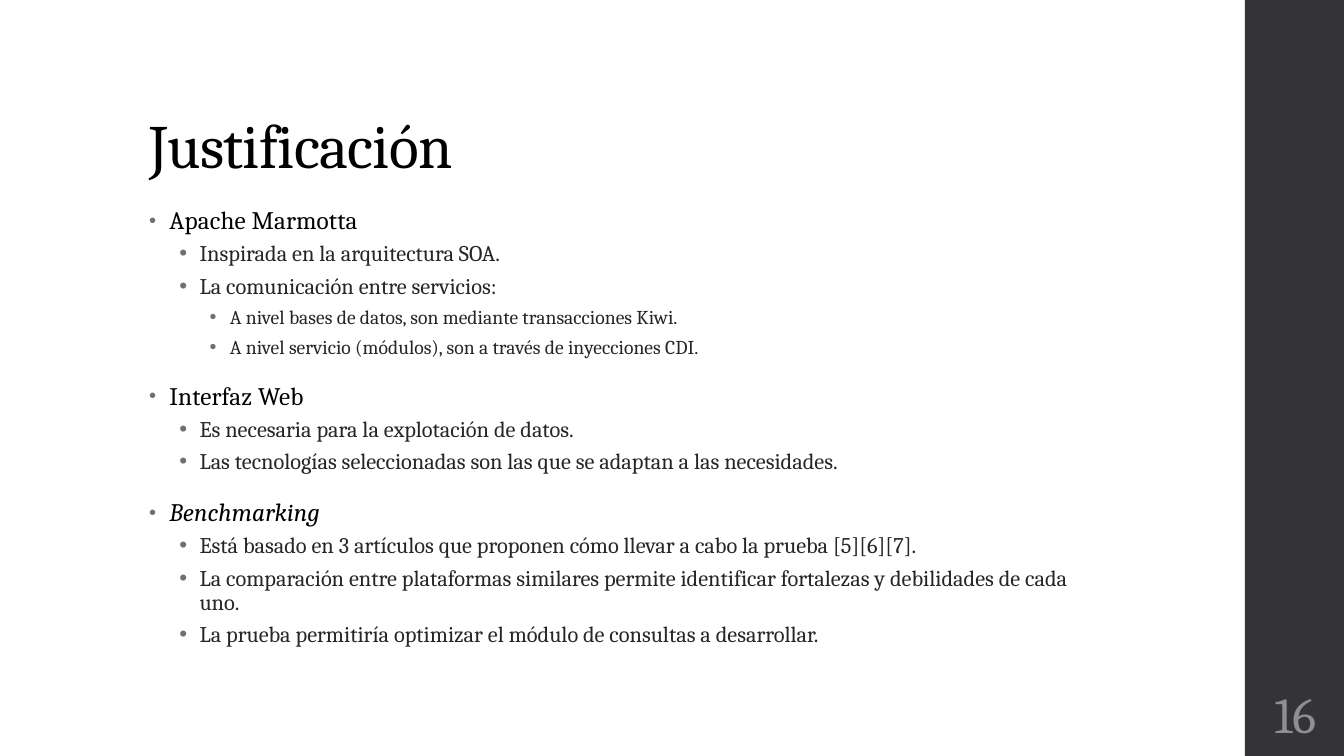
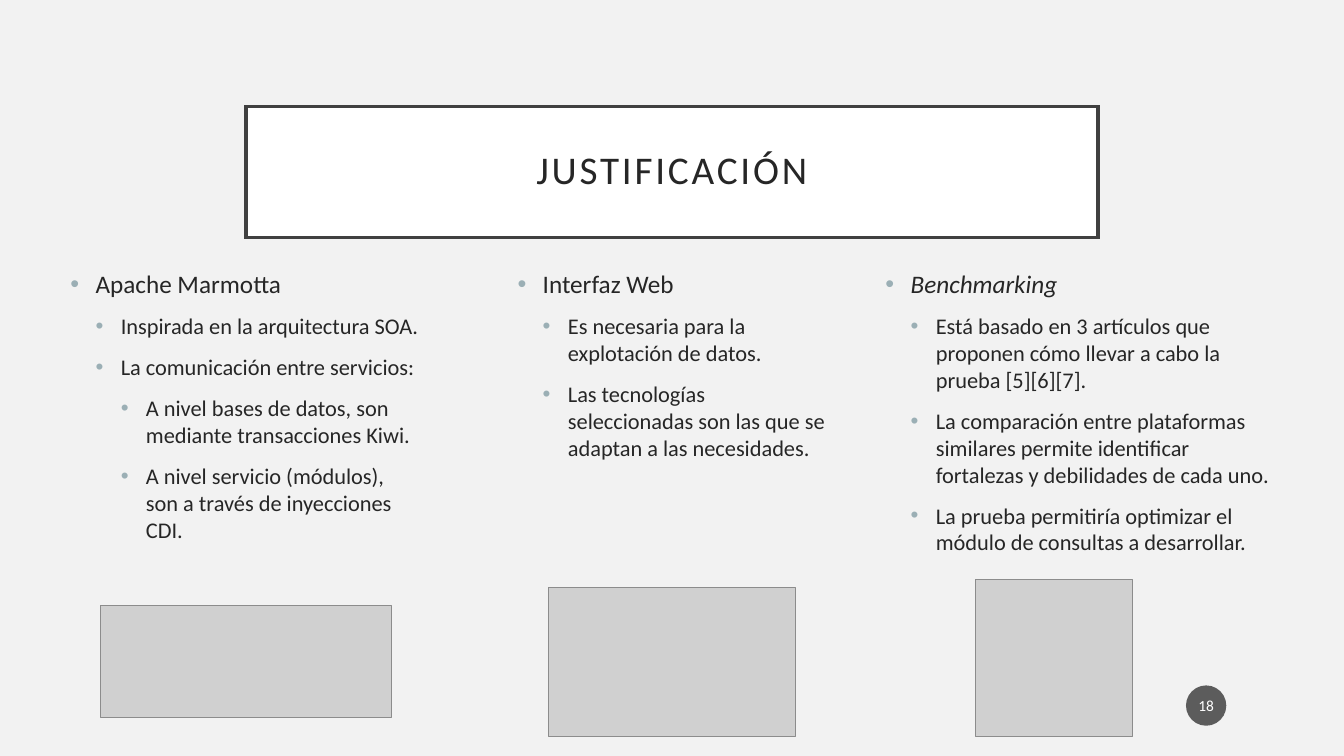
Before and after one commit to Osw1997/Proyecto-Terminal-1, a slide deck: slide 18 of Final/Presentacion.pptx (slide 16 before the commit). Drawn at 1344x756 pixels with LibreOffice and Linux fonts; fonts in the diff are those of the drawing; grey boxes stand for pictures. Boxes give left, top, right and bottom in pixels: in the first picture for what was removed or moved away, otherwise in the second. Text is boxed around its words. In the diff, an @@ line names an element or a change of style, - is before the commit and + after.

```diff
--- a/Final/Presentacion.pptx
+++ b/Final/Presentacion.pptx
@@ background #FFFFFF to #F2F2F2 @@
@@ rectangle removed at (1245,0,1344,756) @@
@@ title "JUSTIFICACIÓN": place and size @@
-title "JUSTIFICACIÓN" at (149,124,452,180)
+title "JUSTIFICACIÓN" at (246,106,1098,237)
@@ title "JUSTIFICACIÓN" at (246,106,1098,237): vertical alignment bottom to middle; fill none to #FFFFFF; outline none to #404040 2.5 pt @@
@@ title at (536,151,807,185): text changed; size 44 to 28 pt; font Cambria to Calibri; text colour #000000 to #262626 @@
-Justificación
+JUSTIFICACIÓN
@@ text "Apache Marmotta": place and size @@
-text "Apache Marmotta" at (169,211,1067,647)
+text "Apache Marmotta" at (96,275,418,538)
@@ text "Apache Marmotta" at (96,275,418,538): font Cambria to Calibri; text colour #000000 to #262626, letter spacing 0.1 to 0 pt in "Apache Marmotta"; size 14 to 16 pt in "A nivel bases de datos, son mediante ...", "A nivel servicio (módulos), son a través ..."; indent changed; line spacing 0.95 to 1; less space between paragraphs; bullet colour #6F6F74 to #9BAFB5; line spacing 0.9 to 1; more space between paragraphs @@
@@ text added at (543,275,825,460), 16 pt, text #262626 @@
+• Interfaz Web
+  • Es necesaria para la explotación de datos.
+  • Las tecnologías seleccionadas son las que se adaptan a las necesidades.
@@ text added at (911,275,1269,550), 16 pt, text #262626 @@
+• Benchmarking
+  • Está basado en 3 artículos que proponen cómo llevar a cabo la prueba [5][6][7].
+  • La comparación entre plataformas similares permite identificar fortalezas y debilidades de cada uno.
+  • La prueba permitiría optimizar el módulo de consultas a desarrollar.
@@ text at (169,387,1067,647): paragraphs removed @@
-• Interfaz Web
-  • Es necesaria para la explotación de datos.
-  • Las tecnologías seleccionadas son las que se adaptan a las necesidades.
-• Benchmarking
-  • Está basado en 3 artículos que proponen cómo llevar a cabo la prueba [5][6][7].
-  • La comparación entre plataformas similares permite identificar fortalezas y debilidades de cada uno.
-  • La prueba permitiría optimizar el módulo de consultas a desarrollar.
@@ picture added at (548,588,796,737) @@
@@ picture added at (976,580,1133,737) @@
@@ picture added at (101,605,391,717) @@
@@ page number added at (1187,686,1227,726), fill #1D1D1D at 70% opacity, 11 pt, text #FFFFFF @@
+18
@@ page number removed at (1274,699,1316,733) @@
-16
```
Also in this commit, not shown: 22 other slides changed, 3 slides added, 4 slides removed.
